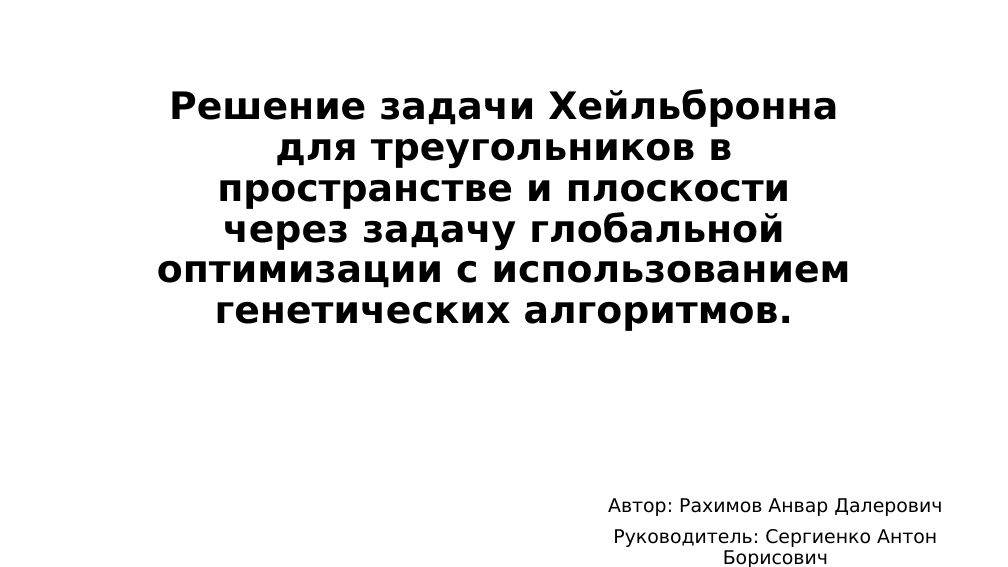
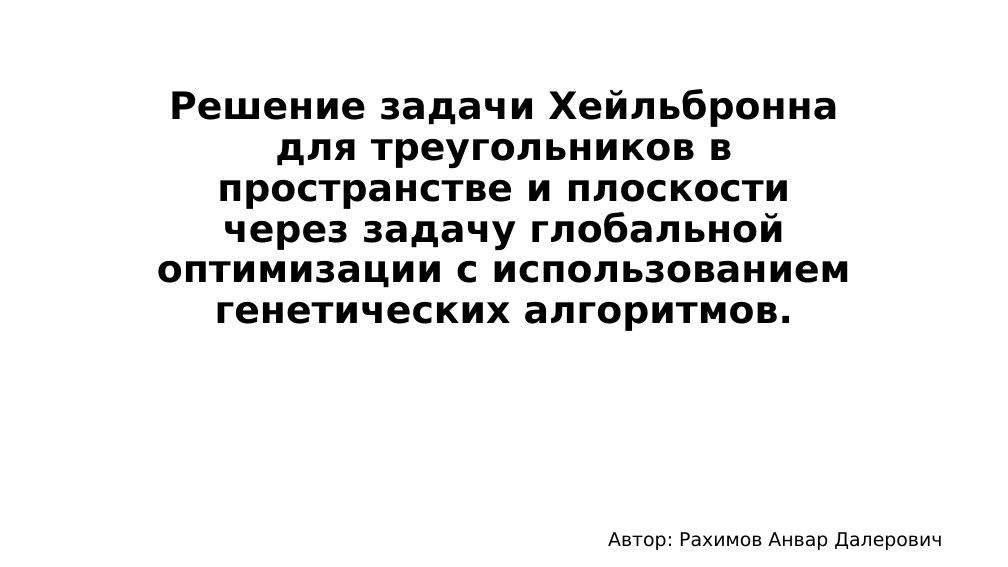
Before and after one commit to yaanvar/Heilbronn-Problem-Genetic-Algorithm, a slide deck: slide 1 of Genetic_Algorithm_documentation/Решение задачи Хейльбронна для треугольников в пространстве и.pptx. Drawn at 1008x567 pixels with LibreOffice and Linux fonts; fonts in the diff are those of the drawing. Boxes give left, top, right and bottom in pixels: in the first picture for what was removed or moved away, otherwise in the second. Text is boxed around its words. In the diff, an @@ line names an element or a change of style, - is before the commit and + after.

```diff
--- a/Genetic_Algorithm_documentation/Решение задачи Хейльбронна для треугольников в пространстве и.pptx
+++ b/Genetic_Algorithm_documentation/Решение задачи Хейльбронна для треугольников в пространстве и.pptx
@@ subtitle "Автор: Рахимов Анвар Далерович" moved from (x1=608, y1=498, x2=942, y2=567) to (x1=608, y1=532, x2=942, y2=550) @@
@@ subtitle at (x1=613, y1=529, x2=937, y2=567): paragraph removed @@
-Руководитель: Сергиенко Антон Борисович
```
Also in this commit, not shown: 7 other slides changed, 3 other files.
